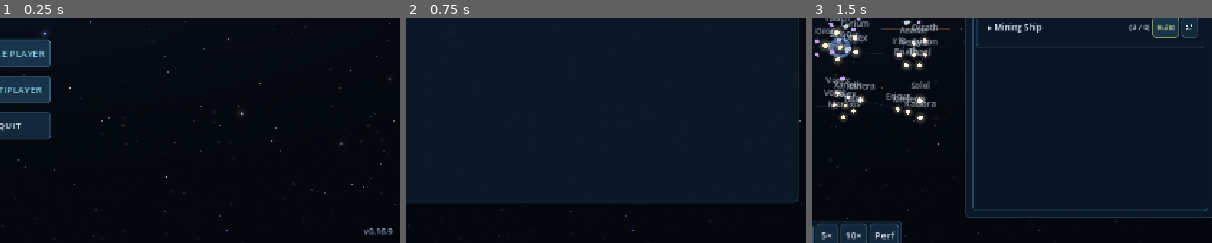
Above: before the commit, frames 1-3 (left to right).
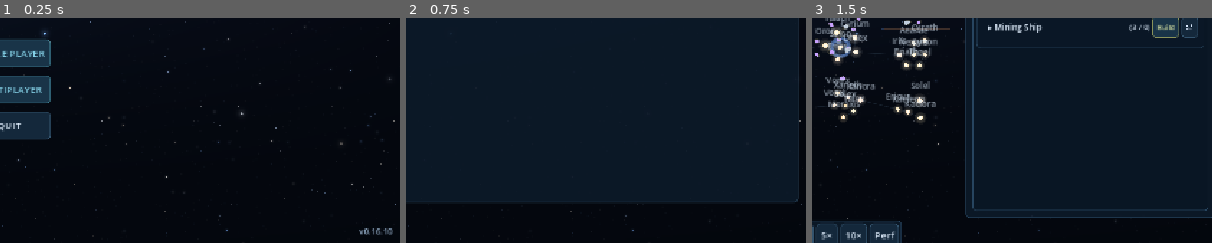
Above: after the commit, the same moments.

Repository: Allumnium/krangblade
Game: Godot game, scene res://scenes/main.tscn
The game is run twice, just before and just after one commit, with the same random seed, the same clock (stepped at 60 frames per second) and the same inputs.
Inputs:
- Up to frame 1 (0.25 s): no input
- Up to frame 2 (0.75 s): click "SINGLE PLAYER" at 0.5 s
- Up to frame 3 (1.5 s): click "START MATCH" at 1.25 s
The pictures show only the part of the screen within x 49-99%, y 48-98%; the shares and areas given below are measured in that part.

The runs differ from the first frame. In frame 1, 0.1% of the frame differs, in the area x 89-98%, y 93-97%; in frame 2, nothing differs; in frame 3, nothing differs.

Commit message:
v0.16.10: Handle missing asteroid radius and test miner stand-off

Diff:
--- a/project.godot
+++ b/project.godot
@@ -3,7 +3,7 @@
 
 [application]
 config/name="Warbound"
-config/version="0.16.9"
+config/version="0.16.10"
 run/main_scene="res://scenes/main.tscn"
 config/features=PackedStringArray("4.7", "GL Compatibility")
 config/description="A multiplayer territory-control RTS prototype."
--- a/scripts/economy_rules.gd
+++ b/scripts/economy_rules.gd
@@ -1370,7 +1370,7 @@
         if radial.is_zero_approx():
             radial = Vector2.RIGHT
         ship["mining_rock"] = rock
-        ship["mining_target"] = rock + radial * (float(best_chunk["radius"]) + 12.0)
+        ship["mining_target"] = rock + radial * (float(best_chunk.get("radius", 0.0)) + 12.0)
         ship["mining_mode"] = "approach"
         _set_route(ship, best_path)
 
--- a/tests/economy_rules_test.gd
+++ b/tests/economy_rules_test.gd
@@ -630,7 +630,8 @@
     var after_build: float = float(mine_home["stock"]["Metals"])
     assert(is_equal_approx(after_build, float(ECON.STARTING_STOCK["Metals"]) - float(ECON._cost("miner", 1)["Metals"])))
     ECON.step(mineral, 0.1)
-    assert(miner["mining_target"] == metal_pos)
+    assert(miner["mining_rock"] == metal_pos)
+    assert((miner["mining_target"] as Vector2).distance_to(metal_pos) >= 12.0 - ECON.EPS)
     assert(int(miner["chunk"]) == 7)
     for i in range(20):
         if miner["mining_mode"] == "mining":
Not shown, changed: THOUGHTS.md
